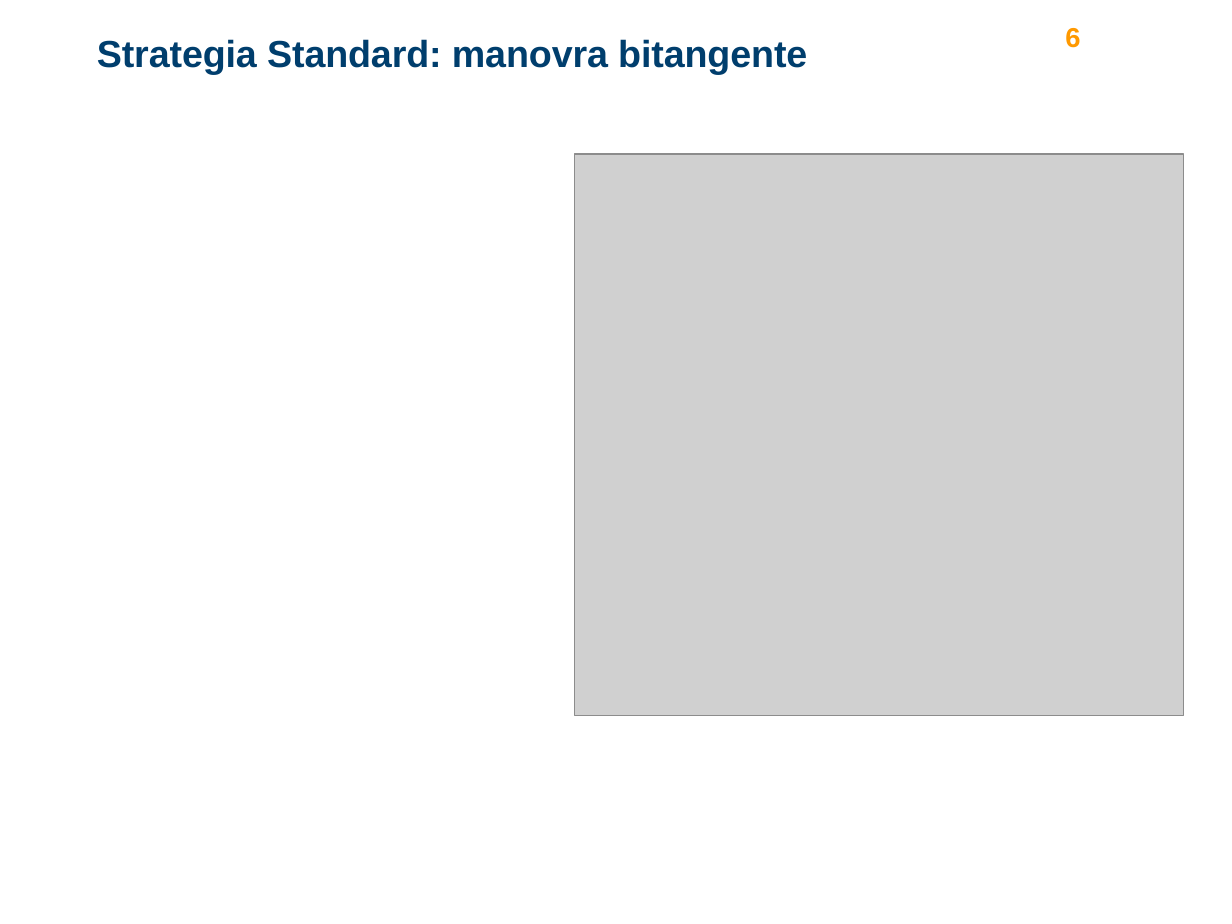
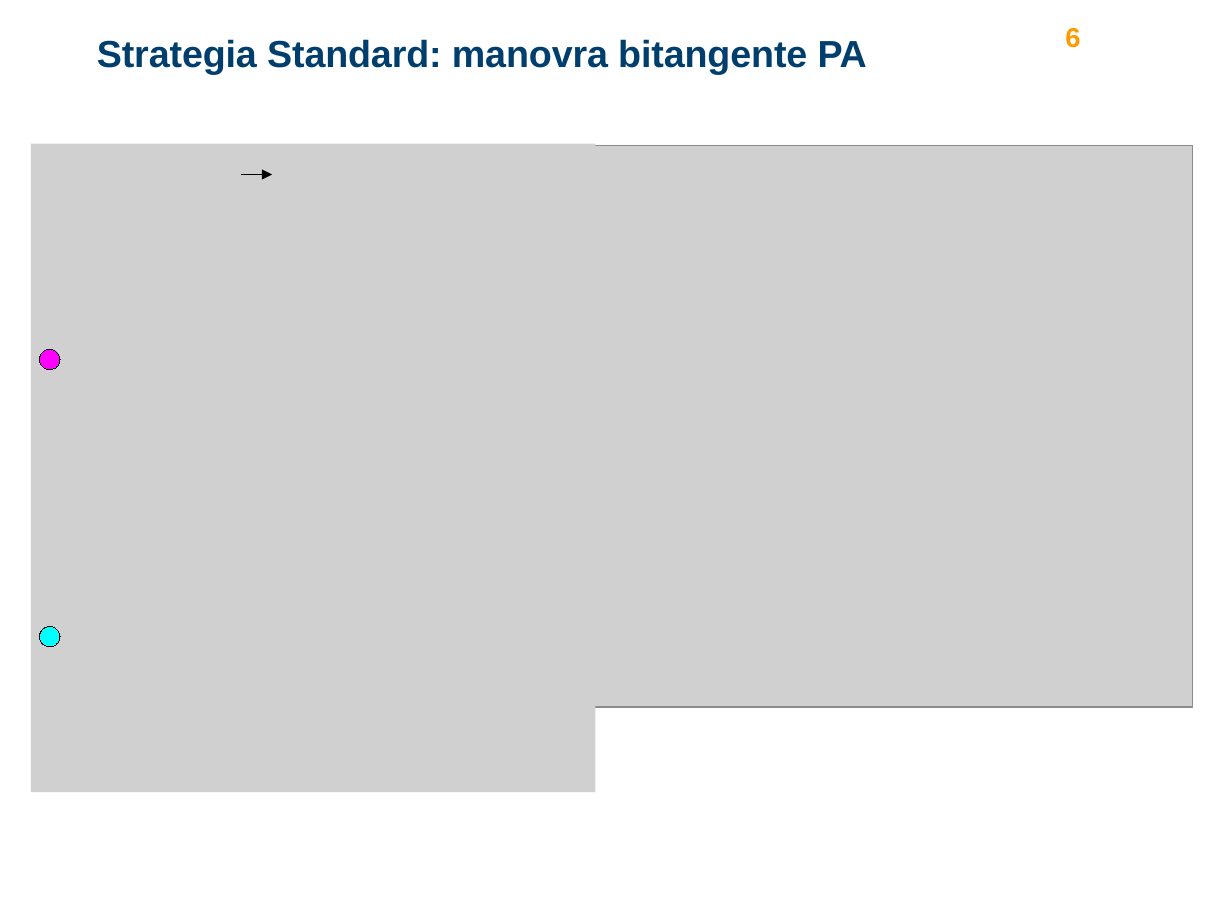
Before and after one commit to turcualexd/IAMS-progetto, a slide deck: slide 6 of Modelli relazione/ppt_presentazione.pptx. Drawn at 1232x924 pixels with LibreOffice and Linux fonts; fonts in the diff are those of the drawing; grey boxes stand for pictures; background and template pictures are left out. Boxes give left, top, right and bottom in pixels: in the first picture for what was removed or moved away, otherwise in the second. Text is boxed around its words. In the diff, an @@ line names an element or a change of style, - is before the commit and + after.

```diff
--- a/Modelli relazione/ppt_presentazione.pptx
+++ b/Modelli relazione/ppt_presentazione.pptx
@@ title at [97, 39, 867, 75]: text changed @@
-Strategia Standard: manovra bitangente
+Strategia Standard: manovra bitangente PA
@@ picture added at [31, 144, 595, 792] @@
@@ picture: place and size @@
-picture at [575, 154, 1184, 716]
+picture at [584, 145, 1193, 707]
@@ arrow added from (241, 175) to (272, 175), #000000 0.75 pt @@
@@ ellipse added at [39, 349, 60, 370], fill #FF00FF, outline #000000 0.75 pt @@
@@ ellipse added at [39, 626, 60, 647], fill #00FFFF, outline #000000 0.75 pt @@
```
Also in this commit, not shown: 6 other slides changed.
